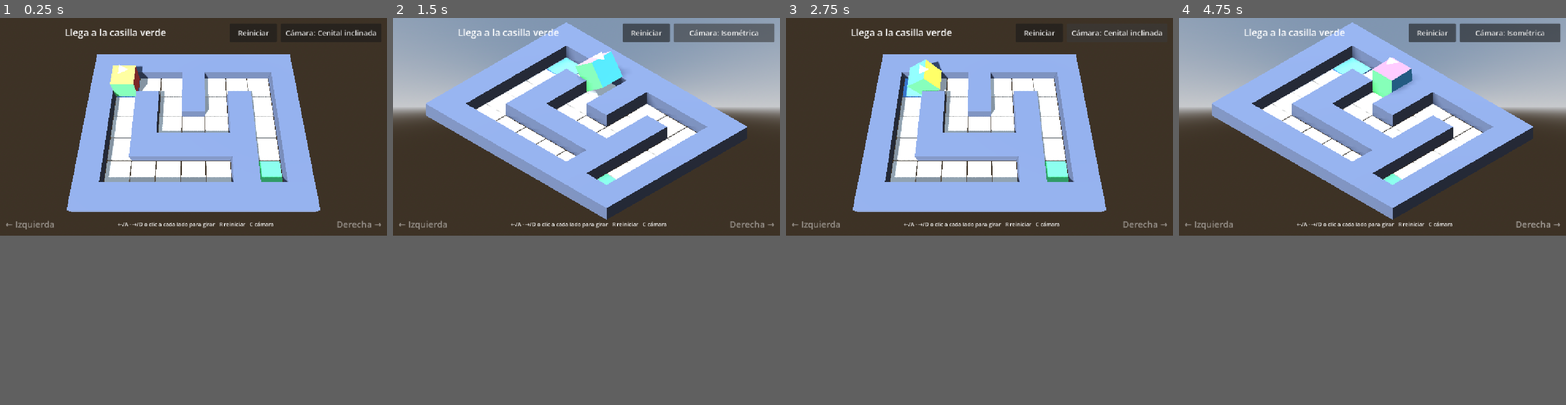
Above: before the commit, frames 1-4 (left to right).
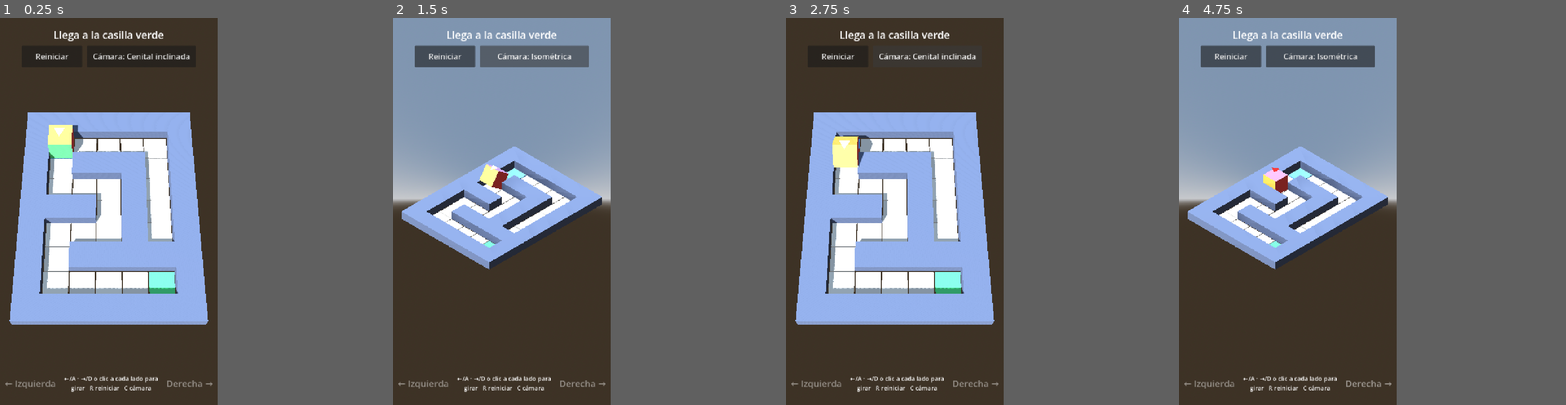
Above: after the commit, the same moments.

Repository: tonyjdev/mazecube
Game: Godot game, scene res://scenes/main.tscn
Same seed, same stepped clock (60 frames per second), same inputs: the game is played once before the commit and once after it.
Inputs (mouse positions are in pixels of both pictures, inside the frame that each line leads up to):
- Up to frame 1 (0.25 s): no input
- Up to frame 2 (1.5 s): click "Reiniciar" at 0.5 s; click "Cámara: Cenital inclinada" at 1.25 s
- Up to frame 3 (2.75 s): click "Cámara: Isométrica" at 2 s
- Up to frame 4 (4.75 s): click "Reiniciar" at 2.75 s; click "Reiniciar" at 3.5 s; tap Enter at 4.25 s; move the mouse to (1457, 114) at 4.27 s; hold Right (turn_right) from 4.28 s (still down); hold C (toggle_camera) from 4.28 s (still down); click (1457, 114) at 4.42 s
In our replay, the window is 800x450 before the commit and 450x800 after it. These sizes can differ from the game's own. Grey fills any space a smaller window leaves; there, only what the larger window draws over its background counts as a difference.

The runs differ from the first frame. In frame 1, 44% of the frame differs, in the area x 0-99%, y 2-100%; in frame 2, 47%; in frame 3, 45%; in frame 4, 47%, in the area x 0-100%, y 0-97%.

Commit message:
Vista vertical en móvil y mejora de las sombras
- Orientación vertical (resolución base 720x1280; ventana de 450x800 en PC).
- Encuadre de cámara adaptable a cualquier proporción de pantalla: busca
  la distancia o el tamaño ortográfico mínimos para que quepa el tablero,
  y se recalcula al cambiar el tamaño de la ventana.
- Interfaz reorganizada para vertical: mensaje arriba, botones debajo y
  más grandes, indicaciones laterales y ayuda abajo.
- Laberinto transpuesto a 7x9 para aprovechar la pantalla vertical.
- Sombras: modo ortogonal limitado a 40 m, mapa de 4096 px en móvil y
  filtrado suave para eliminar los bordes dentados.

Diff:
--- a/project.godot
+++ b/project.godot
@@ -21,9 +21,13 @@
 
 [display]
 
+window/size/viewport_width=720
+window/size/viewport_height=1280
+window/size/window_width_override=450
+window/size/window_height_override=800
 window/stretch/mode="canvas_items"
 window/stretch/aspect="expand"
-window/handheld/orientation=4
+window/handheld/orientation=1
 
 [editor_plugins]
 
@@ -67,3 +71,5 @@
 rendering_device/driver.windows="d3d12"
 renderer/rendering_method="mobile"
 textures/vram_compression/import_etc2_astc=true
+lights_and_shadows/directional_shadow/size.mobile=4096
+lights_and_shadows/directional_shadow/soft_shadow_filter_quality.mobile=2
--- a/scenes/main.tscn
+++ b/scenes/main.tscn
@@ -24,6 +24,11 @@
 [node name="Sun" type="DirectionalLight3D" parent="." unique_id=1675501405]
 transform = Transform3D(0.8660254, 0.38302222, -0.32139382, 0, 0.64278764, 0.76604444, 0.5, -0.66341394, 0.5566704, 0, 0, 0)
 shadow_enabled = true
+shadow_bias = 0.05
+shadow_normal_bias = 1.0
+shadow_blur = 1.5
+directional_shadow_mode = 0
+directional_shadow_max_distance = 40.0
 
 [node name="Camera3D" type="Camera3D" parent="." unique_id=510444692]
 transform = Transform3D(0.70710677, -0.40820402, 0.57738155, 0, 0.81654084, 0.5772877, -0.70710677, -0.40820402, 0.57738155, 4, 8, 9)
@@ -47,39 +52,43 @@
 anchor_bottom = 1.0
 mouse_filter = 2
 theme_override_constants/margin_left = 16
-theme_override_constants/margin_top = 16
+theme_override_constants/margin_top = 32
 theme_override_constants/margin_right = 16
-theme_override_constants/margin_bottom = 16
+theme_override_constants/margin_bottom = 32
 
 [node name="VBox" type="VBoxContainer" parent="UI/Margin" unique_id=549432227]
 layout_mode = 2
 mouse_filter = 2
 
-[node name="TopBar" type="HBoxContainer" parent="UI/Margin/VBox" unique_id=1796202710]
+[node name="Header" type="VBoxContainer" parent="UI/Margin/VBox" unique_id=1246887751]
 layout_mode = 2
 mouse_filter = 2
 theme_override_constants/separation = 12
 
-[node name="Status" type="Label" parent="UI/Margin/VBox/TopBar" unique_id=1092812086]
+[node name="Status" type="Label" parent="UI/Margin/VBox/Header" unique_id=737000712]
 layout_mode = 2
-size_flags_horizontal = 3
-theme_override_font_sizes/font_size = 28
+theme_override_font_sizes/font_size = 34
 horizontal_alignment = 1
-vertical_alignment = 1
 autowrap_mode = 3
 
-[node name="RestartButton" type="Button" parent="UI/Margin/VBox/TopBar" unique_id=169120549]
-custom_minimum_size = Vector2(140, 56)
+[node name="Buttons" type="HBoxContainer" parent="UI/Margin/VBox/Header" unique_id=1513948294]
+layout_mode = 2
+mouse_filter = 2
+theme_override_constants/separation = 16
+alignment = 1
+
+[node name="RestartButton" type="Button" parent="UI/Margin/VBox/Header/Buttons" unique_id=240572283]
+custom_minimum_size = Vector2(200, 72)
 layout_mode = 2
 focus_mode = 0
-theme_override_font_sizes/font_size = 22
+theme_override_font_sizes/font_size = 26
 text = "Reiniciar"
 
-[node name="CameraButton" type="Button" parent="UI/Margin/VBox/TopBar" unique_id=980948795]
-custom_minimum_size = Vector2(300, 56)
+[node name="CameraButton" type="Button" parent="UI/Margin/VBox/Header/Buttons" unique_id=128880647]
+custom_minimum_size = Vector2(360, 72)
 layout_mode = 2
 focus_mode = 0
-theme_override_font_sizes/font_size = 22
+theme_override_font_sizes/font_size = 26
 text = "Cámara"
 
 [node name="Spacer" type="Control" parent="UI/Margin/VBox" unique_id=1233186935]
@@ -88,22 +97,24 @@
 mouse_filter = 2
 
 [node name="BottomBar" type="HBoxContainer" parent="UI/Margin/VBox" unique_id=534100608]
+custom_minimum_size = Vector2(0, 80)
 layout_mode = 2
 mouse_filter = 2
 
 [node name="LeftHint" type="Label" parent="UI/Margin/VBox/BottomBar" unique_id=1236806875]
 layout_mode = 2
-theme_override_font_sizes/font_size = 26
+theme_override_font_sizes/font_size = 30
 text = "← Izquierda"
 
 [node name="Help" type="Label" parent="UI/Margin/VBox/BottomBar" unique_id=2085000923]
 layout_mode = 2
 size_flags_horizontal = 3
+theme_override_font_sizes/font_size = 20
 horizontal_alignment = 1
 vertical_alignment = 1
 autowrap_mode = 3
 
 [node name="RightHint" type="Label" parent="UI/Margin/VBox/BottomBar" unique_id=1640936461]
 layout_mode = 2
-theme_override_font_sizes/font_size = 26
+theme_override_font_sizes/font_size = 30
 text = "Derecha →"
--- a/scripts/level.gd
+++ b/scripts/level.gd
@@ -11,16 +11,18 @@
 const FLOOR_THICKNESS := 0.1
 
 @export var layout: PackedStringArray = PackedStringArray([
-	"#########",
-	"#A..#...#",
-	"#.#.#.#.#",
-	"#.#...#.#",
-	"#.#####.#",
-	"#.....#B#",
-	"#########",
+	"#######",
+	"#A....#",
+	"#.###.#",
+	"#...#.#",
+	"###.#.#",
+	"#...#.#",
+	"#.#####",
+	"#....B#",
+	"#######",
 ])
-## Rumbo inicial del cubo en coordenadas de casilla (x, z). (1, 0) = derecha.
-@export var start_heading := Vector2i(1, 0)
+## Rumbo inicial del cubo en coordenadas de casilla (x, z). (0, 1) = abajo.
+@export var start_heading := Vector2i(0, 1)
 
 var start_cell := Vector2i.ZERO
 var goal_cell := Vector2i.ZERO
--- a/scripts/main.gd
+++ b/scripts/main.gd
@@ -18,15 +18,17 @@
 @export var camera_mode := CameraMode.TILTED_TOP
 ## Inclinación de la vista cenital (90 = totalmente desde arriba).
 @export_range(45.0, 90.0) var tilted_pitch_degrees := 65.0
+## Margen alrededor del tablero al encuadrarlo (1.0 = justo al borde).
+@export_range(1.0, 1.5) var camera_fit_margin := 1.08
 
 var _hint_tweens := {}
 
 @onready var level: Level = $Level
 @onready var cube: RollingCube = $Cube
 @onready var camera: Camera3D = $Camera3D
-@onready var status_label: Label = $UI/Margin/VBox/TopBar/Status
-@onready var restart_button: Button = $UI/Margin/VBox/TopBar/RestartButton
-@onready var camera_button: Button = $UI/Margin/VBox/TopBar/CameraButton
+@onready var status_label: Label = $UI/Margin/VBox/Header/Status
+@onready var restart_button: Button = $UI/Margin/VBox/Header/Buttons/RestartButton
+@onready var camera_button: Button = $UI/Margin/VBox/Header/Buttons/CameraButton
 @onready var help_label: Label = $UI/Margin/VBox/BottomBar/Help
 @onready var left_hint: Label = $UI/Margin/VBox/BottomBar/LeftHint
 @onready var right_hint: Label = $UI/Margin/VBox/BottomBar/RightHint
@@ -43,6 +45,7 @@
 		help_label.text = "Toca a la izquierda o a la derecha de la pantalla para girar"
 	else:
 		help_label.text = "←/A · →/D o clic a cada lado para girar   R reiniciar   C cámara"
+	get_viewport().size_changed.connect(_apply_camera)
 	_restart()
 	_apply_camera()
 
@@ -83,19 +86,65 @@
 
 func _apply_camera() -> void:
 	var center := level.get_center()
-	var grid := level.get_grid_size()
-	var extent := float(maxi(grid.x, grid.y)) * Level.CELL_SIZE
+	var corners := _board_corners(center)
 	if camera_mode == CameraMode.TILTED_TOP:
 		camera.projection = Camera3D.PROJECTION_PERSPECTIVE
 		camera.fov = 45.0
 		var pitch := deg_to_rad(tilted_pitch_degrees)
-		camera.position = center + Vector3(0, sin(pitch), cos(pitch)) * extent * 1.25
+		var dir := Vector3(0, sin(pitch), cos(pitch))
+		# Distancia mínima a la que cabe todo el tablero.
+		_fit(_place_camera.bind(center, dir), corners, 2.0, 200.0)
 	else:
 		camera.projection = Camera3D.PROJECTION_ORTHOGONAL
-		camera.size = extent * 0.85
+		var extent := float(maxi(level.get_grid_size().x, level.get_grid_size().y))
 		camera.position = center + Vector3(1, 1, 1).normalized() * extent * 2.0
+		camera.look_at(center, Vector3.UP)
+		# Tamaño ortográfico mínimo con el que cabe todo el tablero.
+		_fit(_set_ortho_size, corners, 1.0, 200.0)
+	camera_button.text = "Cámara: %s" % CAMERA_NAMES[camera_mode]
+
+
+func _place_camera(distance: float, center: Vector3, dir: Vector3) -> void:
+	camera.position = center + dir * distance
 	camera.look_at(center, Vector3.UP)
-	camera_button.text = "Cámara: %s" % CAMERA_NAMES[camera_mode]
+
+
+func _set_ortho_size(size: float) -> void:
+	camera.size = size
+
+
+## Esquinas del tablero (suelo y altura de las paredes), ampliadas con el margen.
+func _board_corners(center: Vector3) -> Array[Vector3]:
+	var grid := level.get_grid_size()
+	var half := Level.CELL_SIZE * 0.5
+	var lo := level.cell_to_world(Vector2i.ZERO) - Vector3(half, Level.FLOOR_THICKNESS, half)
+	var hi := level.cell_to_world(grid - Vector2i.ONE) + Vector3(half, Level.WALL_HEIGHT, half)
+	var corners: Array[Vector3] = []
+	for x in [lo.x, hi.x]:
+		for y in [lo.y, hi.y]:
+			for z in [lo.z, hi.z]:
+				var p := Vector3(x, y, z)
+				corners.append(center + (p - center) * camera_fit_margin)
+	return corners
+
+
+## Búsqueda binaria del menor valor (distancia o tamaño) con el que todas las
+## esquinas quedan dentro de la vista de la cámara, sea cual sea la proporción
+## de la pantalla.
+func _fit(apply: Callable, corners: Array[Vector3], lo: float, hi: float) -> void:
+	for i in 30:
+		var mid := (lo + hi) * 0.5
+		apply.call(mid)
+		var inside := true
+		for p in corners:
+			if not camera.is_position_in_frustum(p):
+				inside = false
+				break
+		if inside:
+			hi = mid
+		else:
+			lo = mid
+	apply.call(hi)
 
 
 ## Los toques sobre los botones no cuentan como giro.
